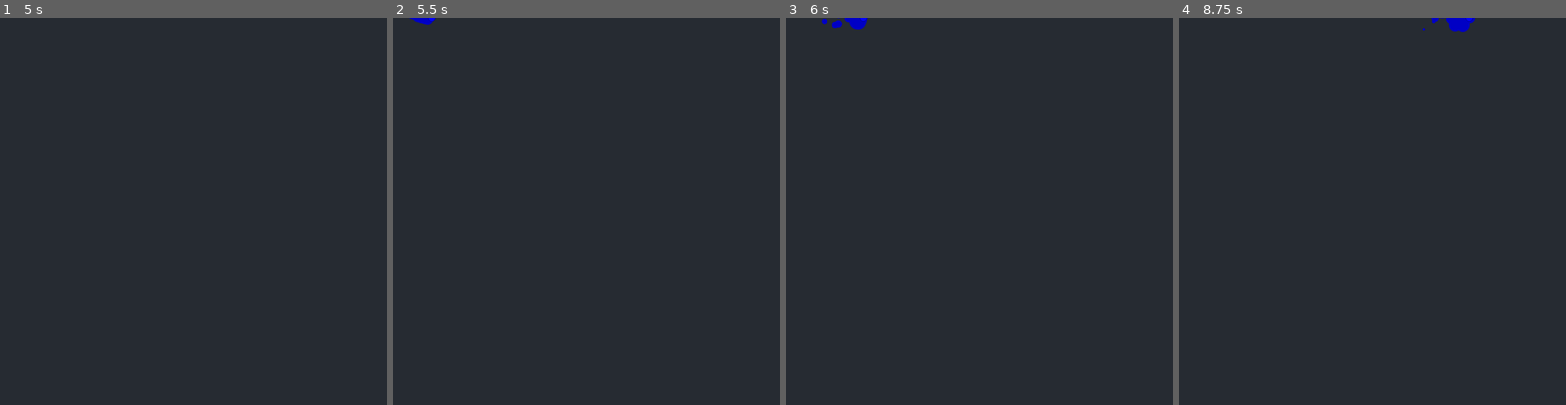
Above: before the commit, frames 1-4 (left to right).
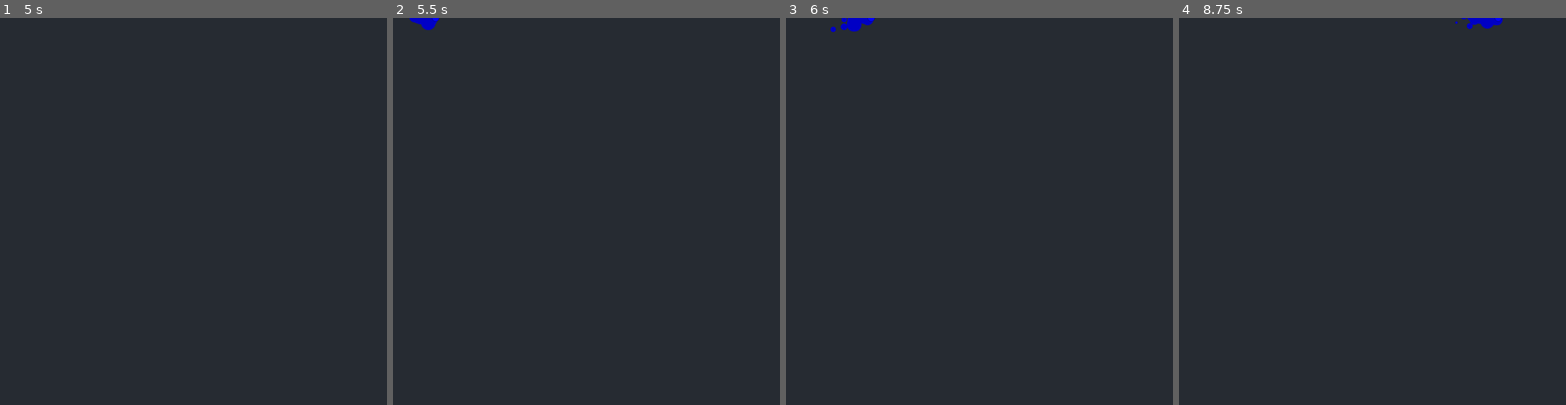
Above: after the commit, the same moments.

Repository: HephaistosForge/BlockyChaos
Game: Godot game, scene res://entities/bullet/bullet_spawner.tscn
The game is run twice, just before and just after one commit, with the same random seed, the same clock (stepped at 60 frames per second) and the same inputs. This scene is started directly instead of the project's main scene.
Inputs (mouse positions are in pixels of both pictures, inside the frame that each line leads up to):
- Up to frame 1 (5 s): tap Enter at 0.5, 2, 3.5 s; move the mouse to (278, 192) at 0.52 s; hold D (right) 0.53-1.28 s; tap Space at 1.25, 2.75, 4.25 s; move the mouse to (116, 230) at 1.27 s; hold Escape (back_to_menu) 1.28-2.03 s; move the mouse to (232, 126) at 2.02 s; hold D (right) 2.03-2.78 s; move the mouse to (174, 288) at 2.77 s; hold W (up) 2.78-3.53 s; move the mouse to (309, 269) at 3.52 s; hold A (left) from 3.53 s (still down); move the mouse to (77, 153) at 4.27 s
- Up to frame 2 (5.5 s): move the mouse to (605, 211) at 5.02 s; release A (left) at 5.03 s; hold Escape (back_to_menu) from 5.03 s (still down)
- Up to frame 3 (6 s): move the mouse to (921, 114) at 5.77 s; release Escape (back_to_menu) at 5.78 s; hold D (right) from 5.78 s (still down)
- Up to frame 4 (8.75 s): move the mouse to (1457, 192) at 6.52 s; release D (right) at 6.53 s; hold W (up) 6.53-7.28 s; move the mouse to (1295, 230) at 7.27 s; hold D (right) 7.28-8.03 s; move the mouse to (1411, 126) at 8.02 s; hold Escape (back_to_menu) from 8.03 s (still down)

Frame 1 is identical in both runs. In frame 2, less than 0.1% of the frame differs, in the area x 4-12%, y 0-4%; in frame 3, 0.2%; in frame 4, 0.4%, in the area x 63-84%, y 0-4%.
Error in both runs: Attempt to call function 'local_player_type' in base 'null instance' on a null instance. (res://entities/bullet/bullet.gd:9)

Commit message:
Add 3 bullet spawners by default

Diff:
--- a/entities/bullet/bullet_spawner.gd
+++ b/entities/bullet/bullet_spawner.gd
@@ -4,6 +4,9 @@
 var bullet_scene = preload("res://entities/bullet/bullet.tscn")
 
 @onready var world = get_tree().get_first_node_in_group("world")
+
+func _ready():
+	$Timer.wait_time = 4 + randf() * 4
 
 func _on_timer_timeout():
 	var bullet = bullet_scene.instantiate()
--- a/entities/bullet/bullet_spawner.tscn
+++ b/entities/bullet/bullet_spawner.tscn
@@ -10,6 +10,6 @@
 autostart = true
 
 [node name="Target" type="Node2D" parent="."]
-position = Vector2(1000, 0)
+position = Vector2(1100, 0)
 
 [connection signal="timeout" from="Timer" to="." method="_on_timer_timeout"]
--- a/world/world.gd
+++ b/world/world.gd
@@ -84,6 +84,10 @@
 	add_random_traps(12, "blue")
 	add_random_bullet_spawner("red")
 	add_random_bullet_spawner("blue")
+	add_random_bullet_spawner("red")
+	add_random_bullet_spawner("blue")
+	add_random_bullet_spawner("red")
+	add_random_bullet_spawner("blue")
 	for player in get_tree().get_nodes_in_group("players"):
 		# print("goal at ", player.position)
 		var goal = goal_scene.instantiate()
--- a/world/world.tscn
+++ b/world/world.tscn
@@ -548,6 +548,7 @@
 
 [node name="MusicPlayer" type="AudioStreamPlayer2D" parent="."]
 stream = ExtResource("6_ftcl4")
+volume_db = -30.0
 autoplay = true
 
 [connection signal="animation_finished" from="IntroScreen/AnimationPlayer" to="." method="_on_animation_player_animation_finished"]
Not shown, added: export_presets.cfg
